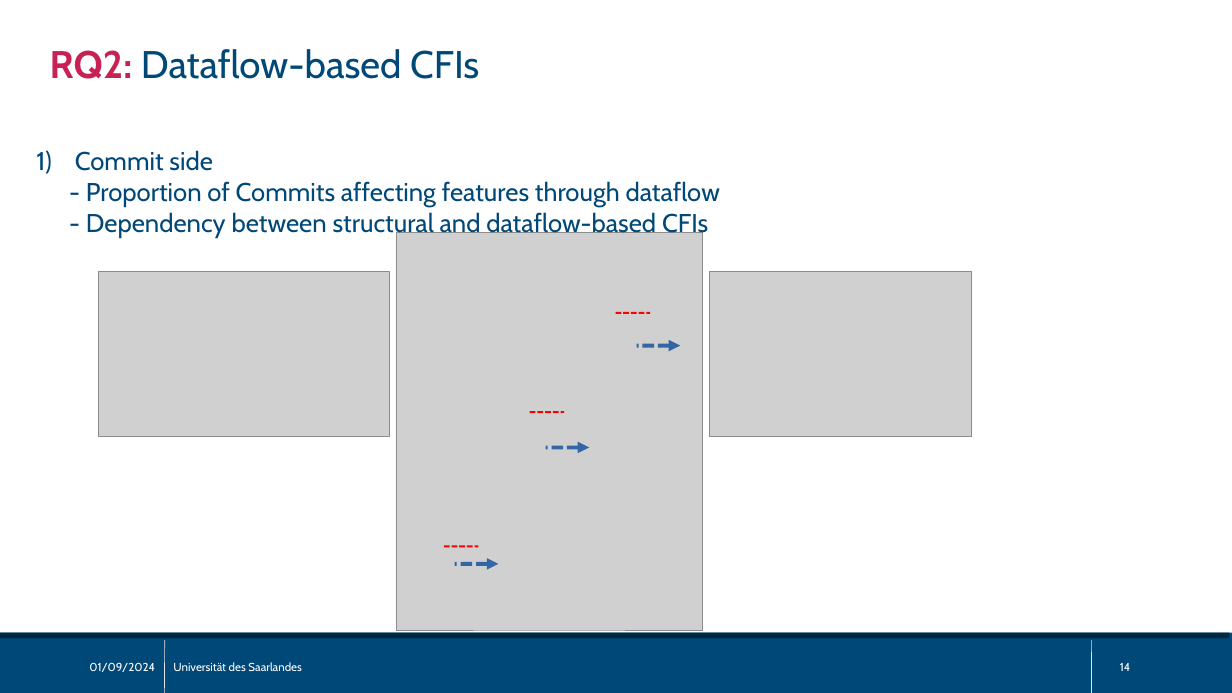
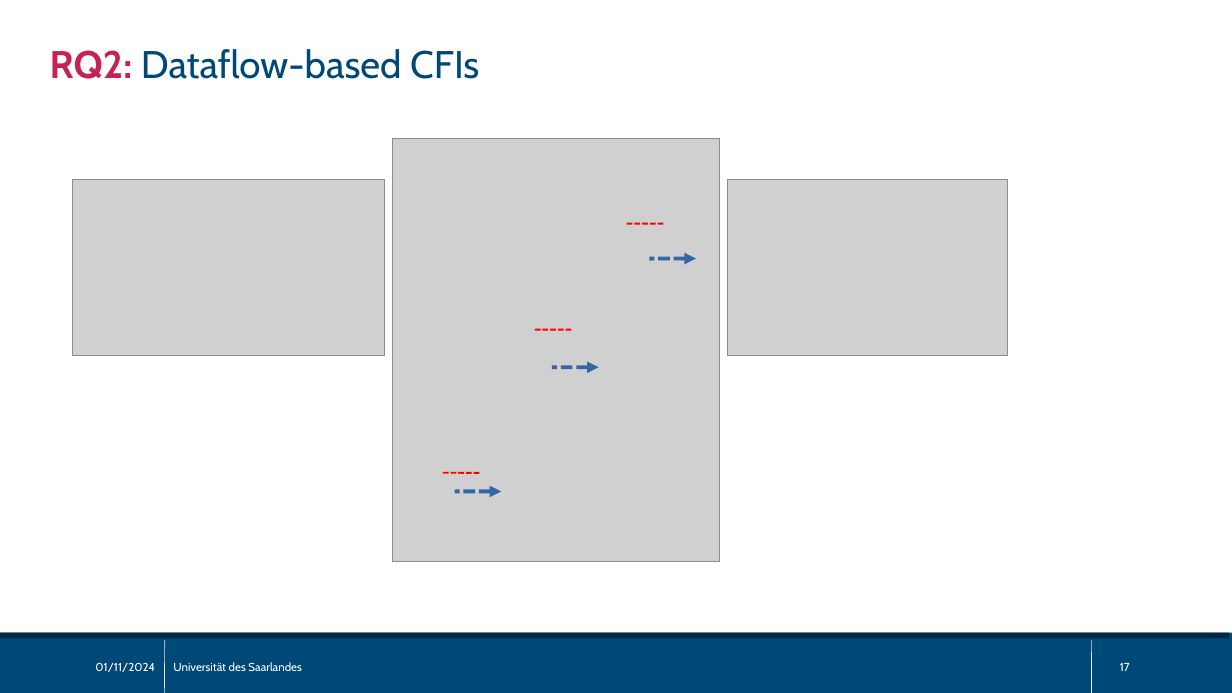
Before and after one commit to sisteu56/bachelor, a slide deck: slide 17 of pres/bachelor_thesis_pres.odp (slide 14 before the commit). Drawn at 1232x693 pixels with LibreOffice and Linux fonts; fonts in the diff are those of the drawing; grey boxes stand for pictures. Boxes give left, top, right and bottom in pixels: in the first picture for what was removed or moved away, otherwise in the second. Text is boxed around its words. In the diff, an @@ line names an element or a change of style, - is before the commit and + after.

```diff
--- a/pres/bachelor_thesis_pres.odp
+++ b/pres/bachelor_thesis_pres.odp
@@ picture: place and size @@
-picture at bbox=[396, 233, 702, 630]
+picture at bbox=[392, 139, 719, 563]
@@ picture: place and size @@
-picture at bbox=[98, 272, 389, 437]
+picture at bbox=[73, 179, 384, 356]
@@ text removed at bbox=[75, 150, 720, 238] @@
-1) Commit side
-- Proportion of Commits affecting features through dataflow
-- Dependency between structural and dataflow-based CFIs
@@ picture: place and size @@
-picture at bbox=[710, 272, 971, 437]
+picture at bbox=[727, 179, 1008, 356]
@@ line moved from (530, 412) - (565, 412) to (627, 224) - (664, 224) @@
@@ arrow moved from (590, 447) - (546, 447) to (696, 259) - (650, 259) @@
@@ line moved from (616, 313) - (651, 313) to (535, 330) - (572, 330) @@
@@ arrow moved from (680, 346) - (637, 346) to (599, 367) - (552, 367) @@
@@ line moved from (444, 546) - (479, 546) to (443, 473) - (480, 473) @@
@@ arrow moved from (498, 564) - (455, 564) to (501, 492) - (455, 492) @@
@@ text at bbox=[95, 662, 155, 672]: text changed @@
-01/09/2024
+01/11/2024
@@ page number at bbox=[1120, 663, 1130, 671]: text changed @@
-14
+17
```
Also in this commit, not shown: 20 other slides changed, 4 slides added, 2 other files.
